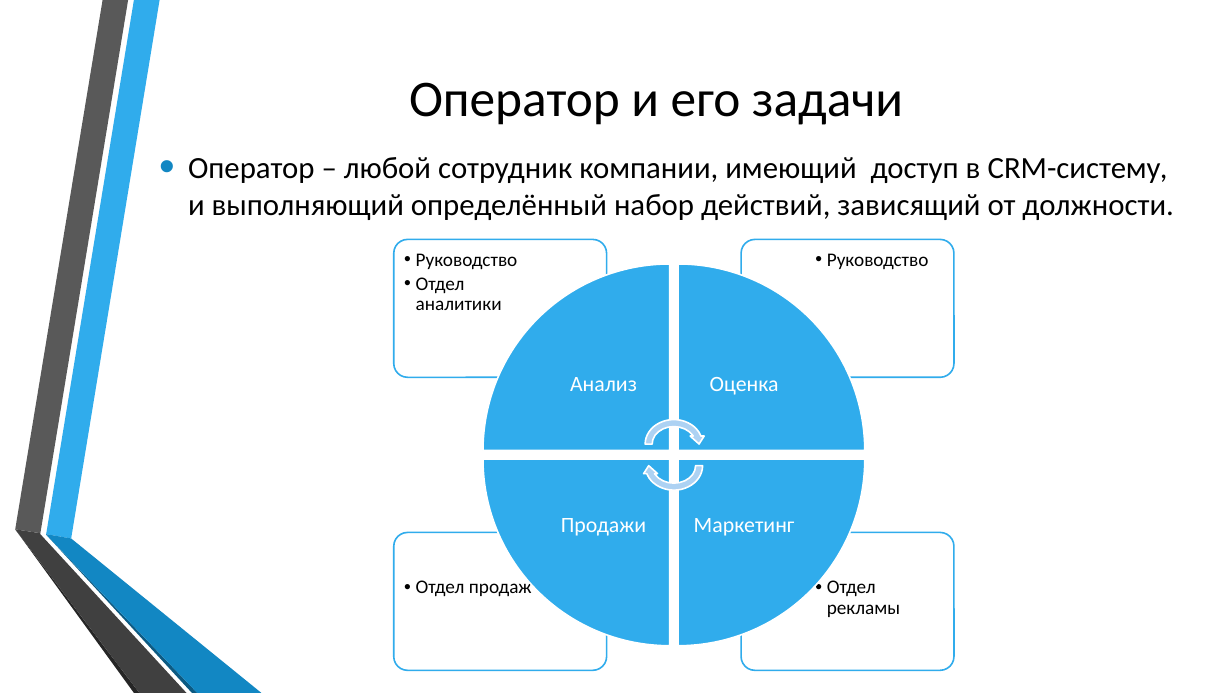
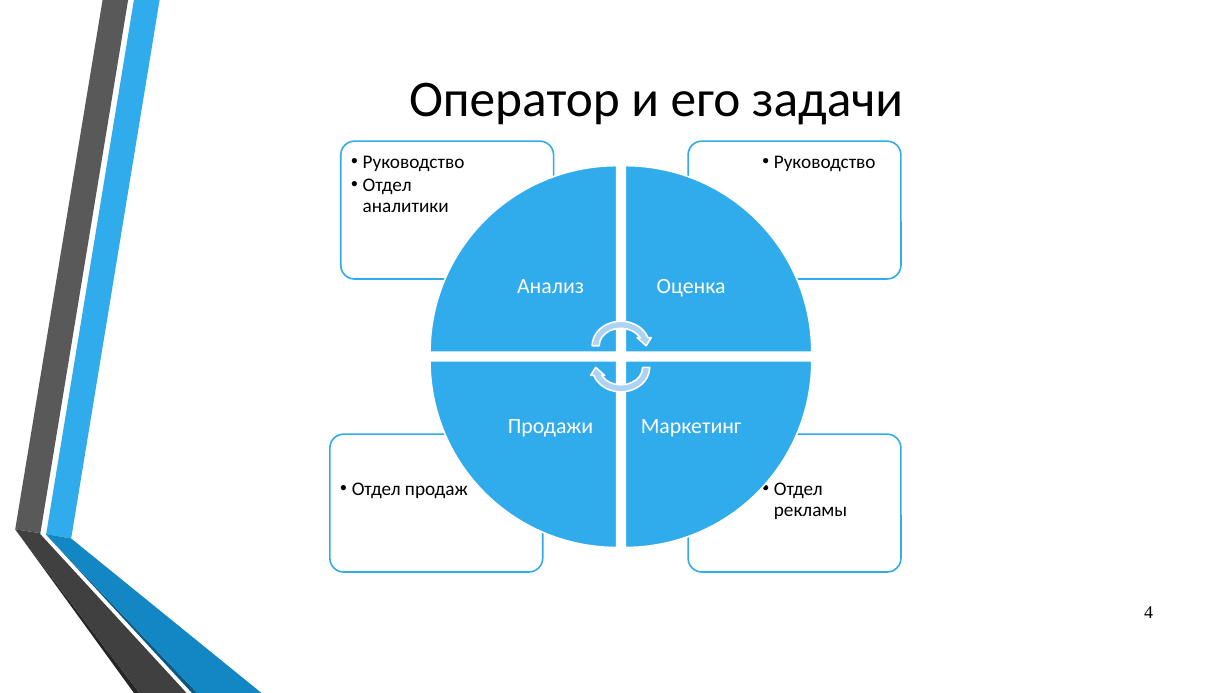
Before and after one commit to Yaroher2442/diplom-dev, a slide deck: slide 4 of diplom_preza.pptx. Drawn at 1232x693 pixels with LibreOffice and Linux fonts; fonts in the diff are those of the drawing; background and template pictures are left out. Boxes give left, top, right and bottom in pixels: in the first picture for what was removed or moved away, otherwise in the second. Text is boxed around its words. In the diff, an @@ line names an element or a change of style, - is before the commit and + after.

```diff
--- a/diplom_preza.pptx
+++ b/diplom_preza.pptx
@@ 4 texts, 1 rounded rectangle: place and size @@
-4 texts, 1 rounded rectangle at (394, 239, 929, 617)
+4 texts, 1 rounded rectangle at (341, 141, 876, 519)
@@ 3 texts, 2 rounded rectangles: place and size @@
-3 texts, 2 rounded rectangles at (416, 239, 954, 670)
+3 texts, 2 rounded rectangles at (363, 141, 901, 572)
@@ text removed at (188, 157, 1174, 220) @@
-• Оператор – любой сотрудник компании, имеющий доступ в CRM-систему, и выполняющий определённый набор действий, зависящий от должности.
@@ pie wedge at (430, 165, 616, 352): rotation 180 to 0 degrees @@
@@ pie wedge at (626, 165, 812, 352): rotation 270 to 90 degrees @@
@@ circular arrow at (589, 318, 653, 374): rotation 180 to 0 degrees @@
@@ circular arrow at (589, 339, 653, 396): rotation 0 to 180 degrees @@
@@ pie wedge at (430, 361, 616, 548): rotation 0 to 270 degrees @@
@@ pie wedge at (626, 361, 812, 548): rotation 90 to 180 degrees @@
@@ rounded rectangle: place and size @@
-rounded rectangle at (394, 532, 606, 670)
+rounded rectangle at (330, 434, 543, 572)
@@ text "Отдел продаж": place and size @@
-text "Отдел продаж" at (416, 578, 532, 597)
+text "Отдел продаж" at (352, 482, 468, 499)
@@ page number added at (1144, 606, 1153, 618), 14 pt, text #000000 @@
+4
```
Also in this commit, not shown: 9 other slides changed, 10 slides added, 9 slides removed.
